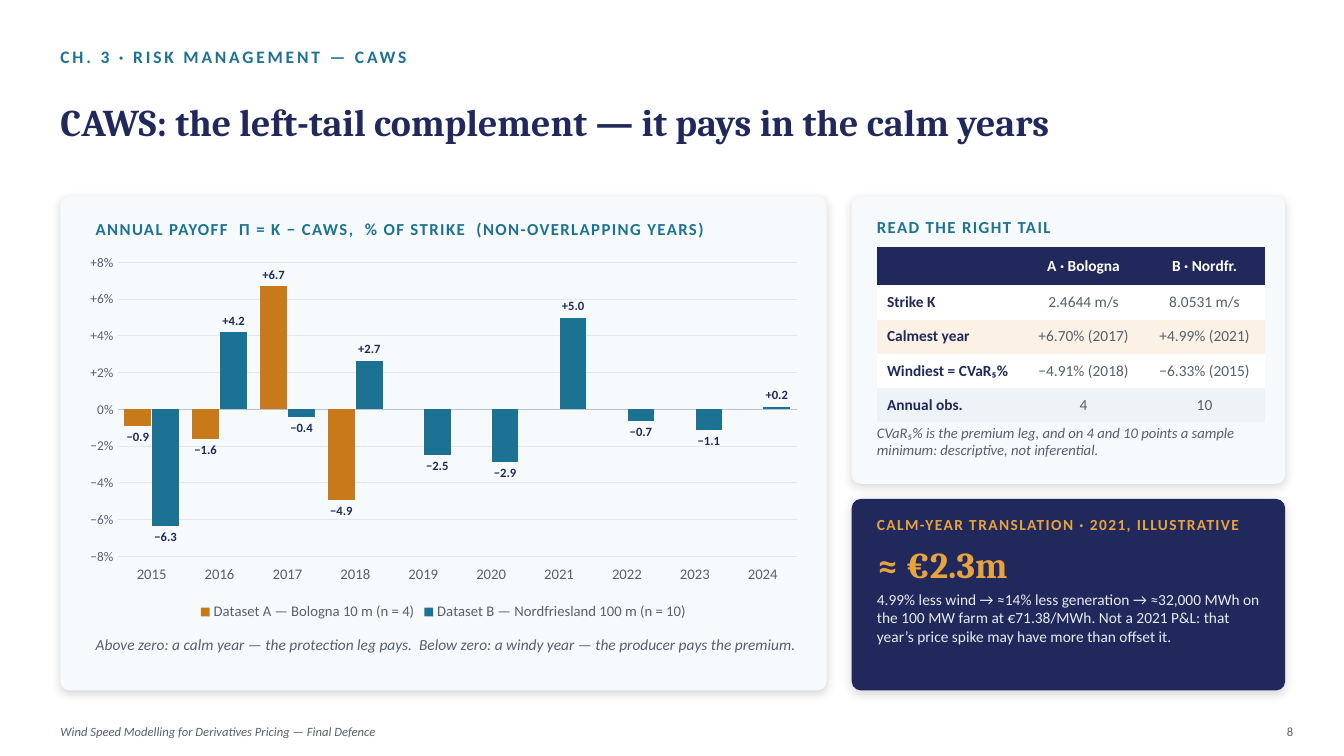
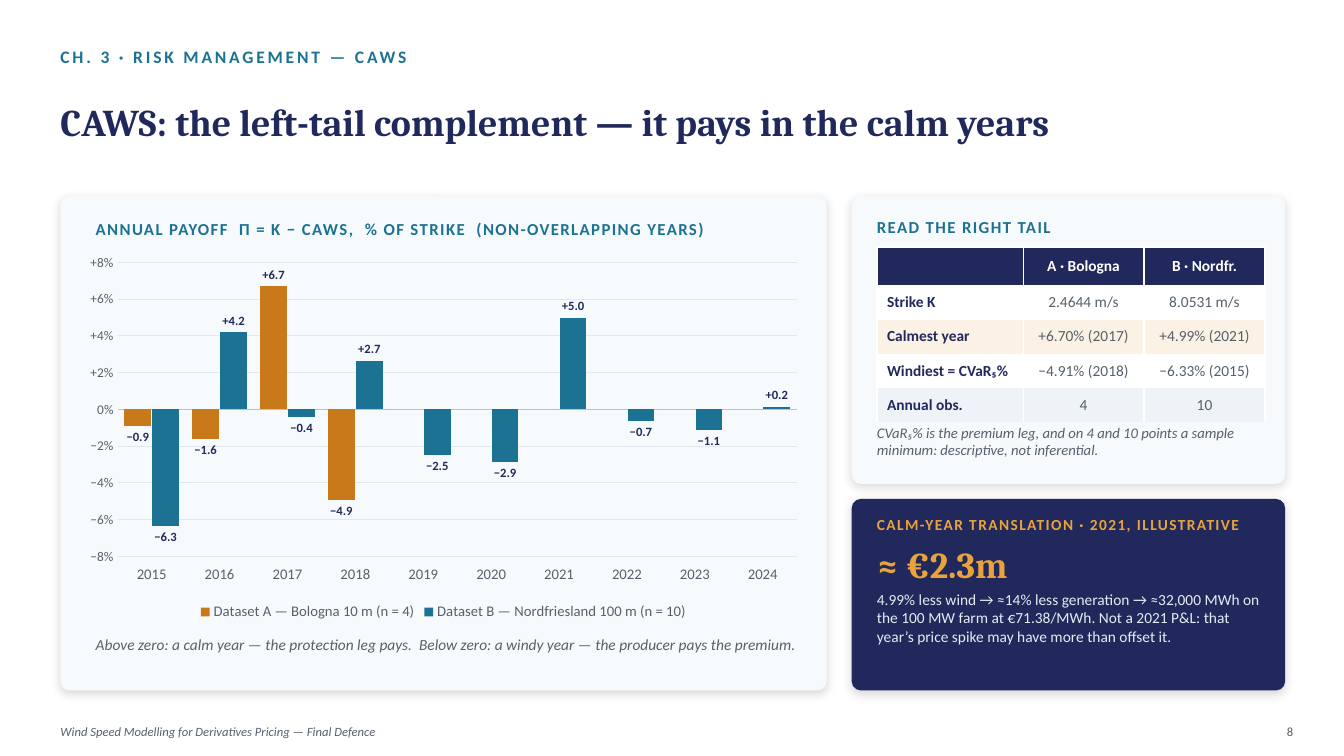
Before and after one commit to EnricoButali/Wind-Speed-Modelling, a slide deck: slide 8 of Thesis/pptx_3!.pptx. Drawn at 1344x756 pixels with LibreOffice and Linux fonts; fonts in the diff are those of the drawing. Boxes give left, top, right and bottom in pixels: in the first picture for what was removed or moved away, otherwise in the second. Text is boxed around its words. In the diff, an @@ line names an element or a change of style, - is before the commit and + after.

Commit message:
pptx v3

```diff
--- a/Thesis/pptx_3!.pptx
+++ b/Thesis/pptx_3!.pptx
@@ table at <box>877,247,1265,422</box> @@
@@ borders changed @@
```
Also in this commit, not shown: 12 other slides changed.
